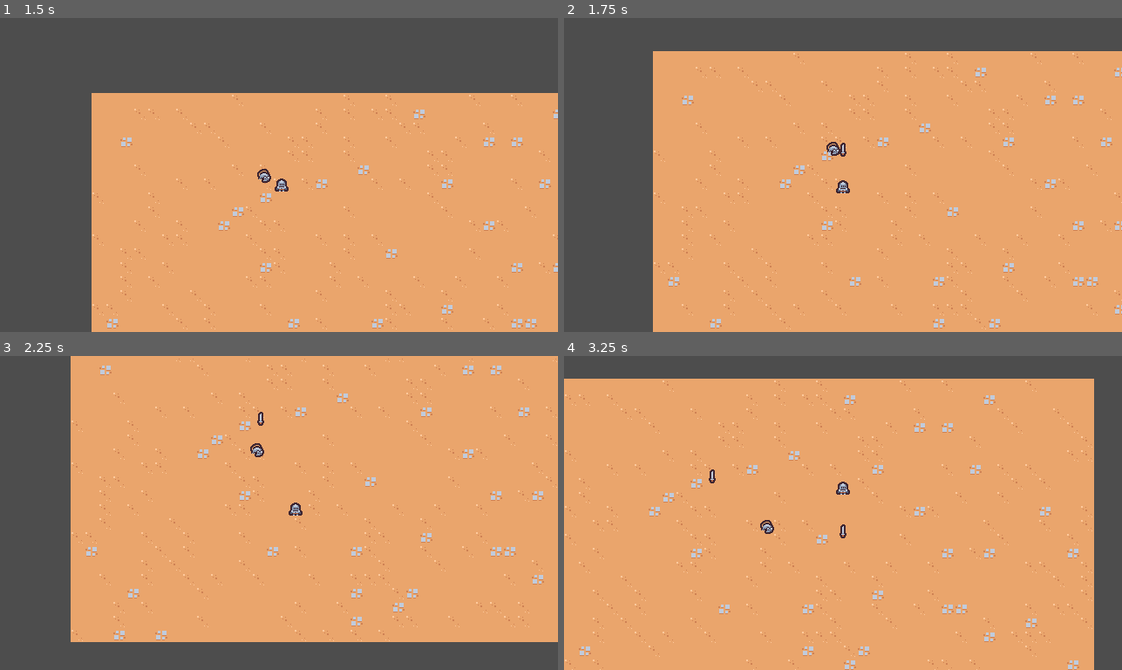
Above: before the commit, frames 1-4 (two rows, left to right).
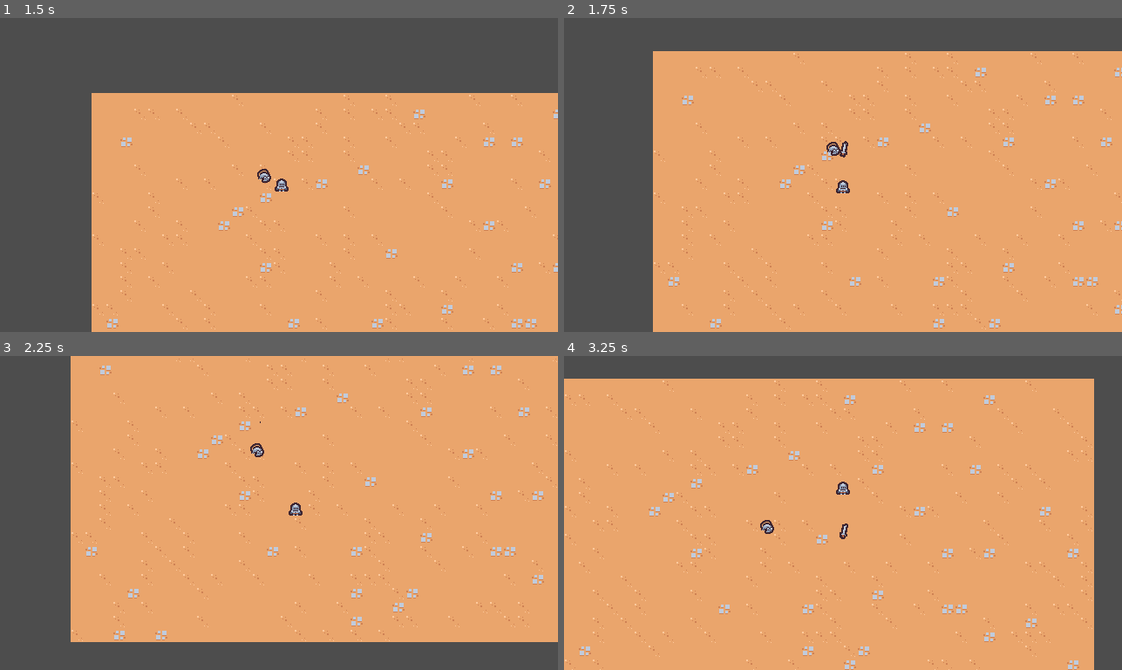
Above: after the commit, the same moments.

Repository: SugarF0x/2D-survivor-course
Game: Godot game, scene res://scenes/main/main.tscn
Same seed, same stepped clock (60 frames per second), same inputs: the game is played once before the commit and once after it.
Inputs:
- Up to frame 1 (1.5 s): hold D (move_right) 0.53-1.28 s; hold S (move_down) from 1.28 s (still down)
- Up to frame 2 (1.75 s): keep holding S (move_down)
- Up to frame 3 (2.25 s): release S (move_down) at 2.03 s; hold D (move_right) from 2.03 s (still down)
- Up to frame 4 (3.25 s): release D (move_right) at 2.78 s; hold W (move_up) from 2.78 s (still down)

Frame 1 is identical in both runs. In frame 2, less than 0.1% of the frame differs, in the area x 49-51%, y 39-45%; in frame 3, less than 0.1%; in frame 4, less than 0.1%, in the area x 25-51%, y 36-59%.

Commit message:
add sword swing animation

Diff:
--- a/scenes/ability/sword_ability/sword_ability.tscn
+++ b/scenes/ability/sword_ability/sword_ability.tscn
@@ -1,8 +1,76 @@
-[gd_scene load_steps=2 format=3 uid="uid://orwk7eyottsy"]
+[gd_scene load_steps=5 format=3 uid="uid://orwk7eyottsy"]
 
 [ext_resource type="Texture2D" uid="uid://bwvbxdagbm3fd" path="res://scenes/ability/sword_ability/sword.png" id="1_osxjj"]
 
+[sub_resource type="Animation" id="Animation_34ynl"]
+resource_name = "swing"
+length = 0.75
+step = 0.05
+tracks/0/type = "value"
+tracks/0/imported = false
+tracks/0/enabled = true
+tracks/0/path = NodePath("Sprite2D:rotation")
+tracks/0/interp = 2
+tracks/0/loop_wrap = true
+tracks/0/keys = {
+"times": PackedFloat32Array(0, 0.2, 0.4, 0.75),
+"transitions": PackedFloat32Array(1, 1, 1.7411, 1),
+"update": 0,
+"values": [3.48787e-16, -0.174533, 3.14159, 3.48787e-16]
+}
+tracks/1/type = "value"
+tracks/1/imported = false
+tracks/1/enabled = true
+tracks/1/path = NodePath("Sprite2D:scale")
+tracks/1/interp = 2
+tracks/1/loop_wrap = true
+tracks/1/keys = {
+"times": PackedFloat32Array(0, 0.1, 0.2, 0.35, 0.5, 0.75),
+"transitions": PackedFloat32Array(1, 1, 1, 1, 5.27803, 1),
+"update": 0,
+"values": [Vector2(2.08165e-12, 2.08165e-12), Vector2(1.25, 1.25), Vector2(1, 1), Vector2(2, 2), Vector2(1, 1), Vector2(2.08165e-12, 2.08165e-12)]
+}
+
+[sub_resource type="Animation" id="Animation_nq6l8"]
+length = 0.001
+tracks/0/type = "value"
+tracks/0/imported = false
+tracks/0/enabled = true
+tracks/0/path = NodePath("Sprite2D:rotation")
+tracks/0/interp = 1
+tracks/0/loop_wrap = true
+tracks/0/keys = {
+"times": PackedFloat32Array(0),
+"transitions": PackedFloat32Array(1),
+"update": 0,
+"values": [0.0]
+}
+tracks/1/type = "value"
+tracks/1/imported = false
+tracks/1/enabled = true
+tracks/1/path = NodePath("Sprite2D:scale")
+tracks/1/interp = 1
+tracks/1/loop_wrap = true
+tracks/1/keys = {
+"times": PackedFloat32Array(0),
+"transitions": PackedFloat32Array(1),
+"update": 0,
+"values": [Vector2(1, 1)]
+}
+
+[sub_resource type="AnimationLibrary" id="AnimationLibrary_7yucl"]
+_data = {
+"RESET": SubResource("Animation_nq6l8"),
+"swing": SubResource("Animation_34ynl")
+}
+
 [node name="SwordAbility" type="Node2D"]
+
+[node name="AnimationPlayer" type="AnimationPlayer" parent="."]
+autoplay = "swing"
+libraries = {
+"": SubResource("AnimationLibrary_7yucl")
+}
 
 [node name="Sprite2D" type="Sprite2D" parent="."]
 texture = ExtResource("1_osxjj")
